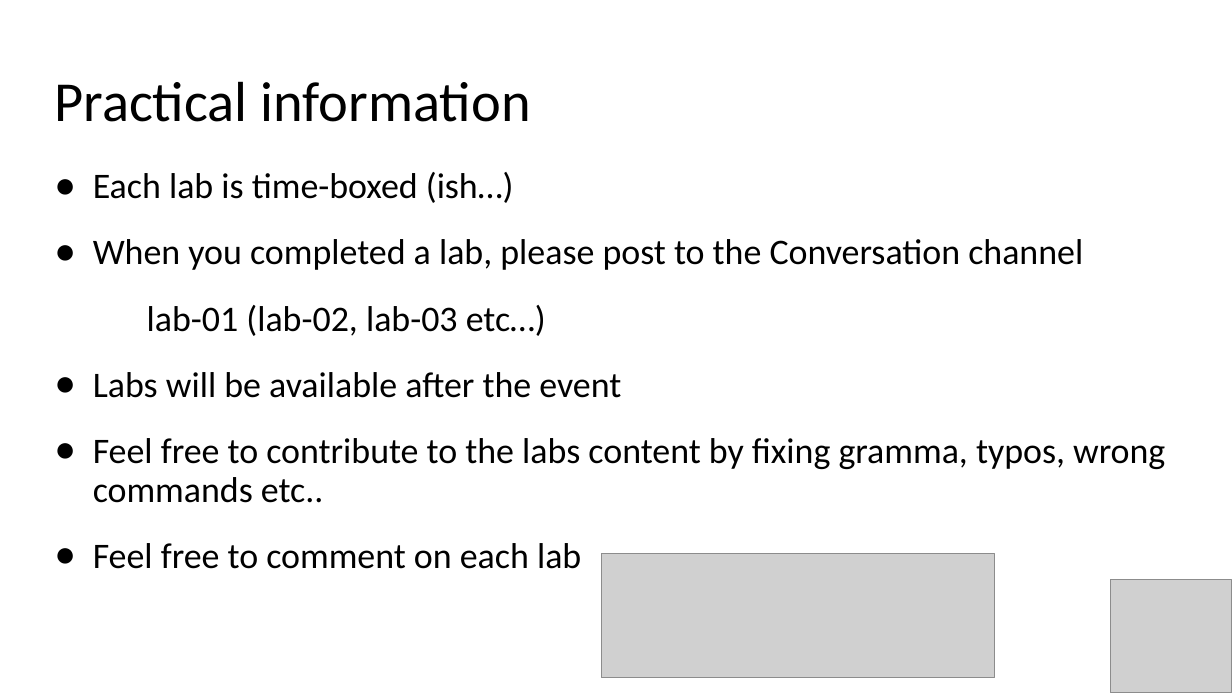
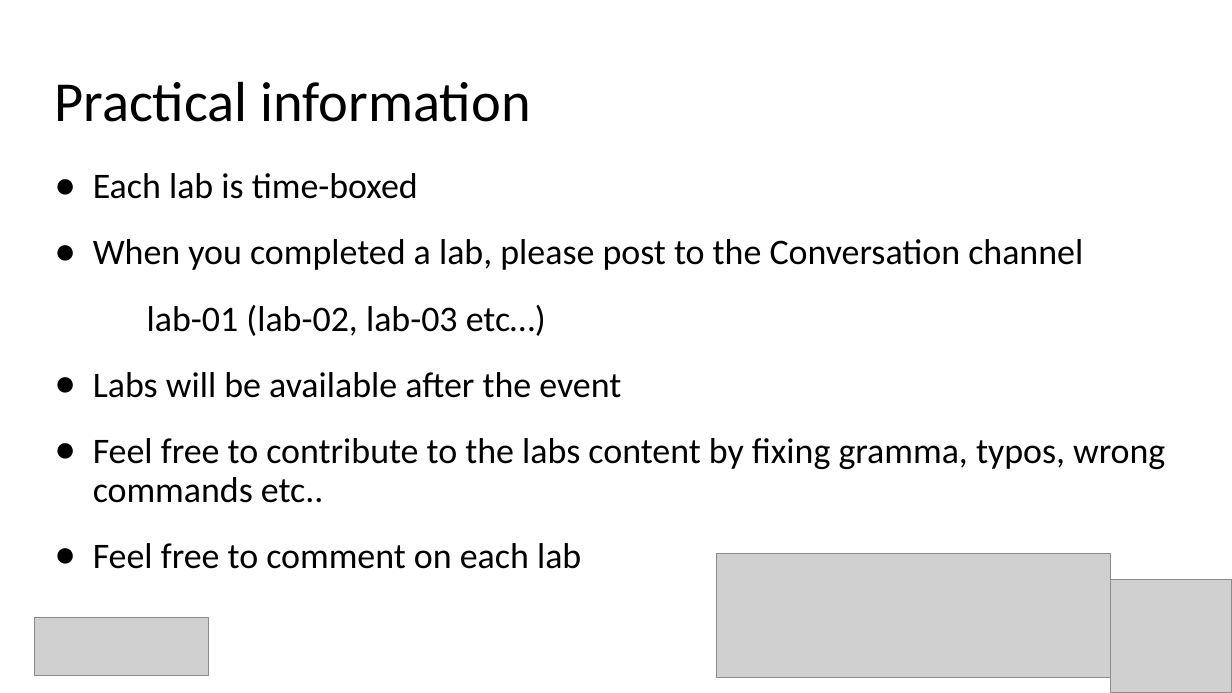
Before and after one commit to evgenyb/aks-workshops, a slide deck: slide 7 of 01-aks-and-k8s-101/slides/Introduction to AKS.pptx (slide 6 before the commit). Drawn at 1232x693 pixels with LibreOffice and Linux fonts; fonts in the diff are those of the drawing; grey boxes stand for pictures. Boxes give left, top, right and bottom in pixels: in the first picture for what was removed or moved away, otherwise in the second. Text is boxed around its words. In the diff, an @@ line names an element or a change of style, - is before the commit and + after.

```diff
--- a/01-aks-and-k8s-101/slides/Introduction to AKS.pptx
+++ b/01-aks-and-k8s-101/slides/Introduction to AKS.pptx
@@ text at bbox=[93, 173, 418, 199]: text changed @@
-● Each lab is time-boxed (ish…)
+● Each lab is time-boxed
@@ picture: place and size @@
-picture at bbox=[602, 554, 995, 677]
+picture at bbox=[717, 554, 1111, 677]
@@ picture added at bbox=[35, 618, 209, 677] @@
```
Also in this commit, not shown: 32 other slides changed, 2 slides added, 2 other files.
